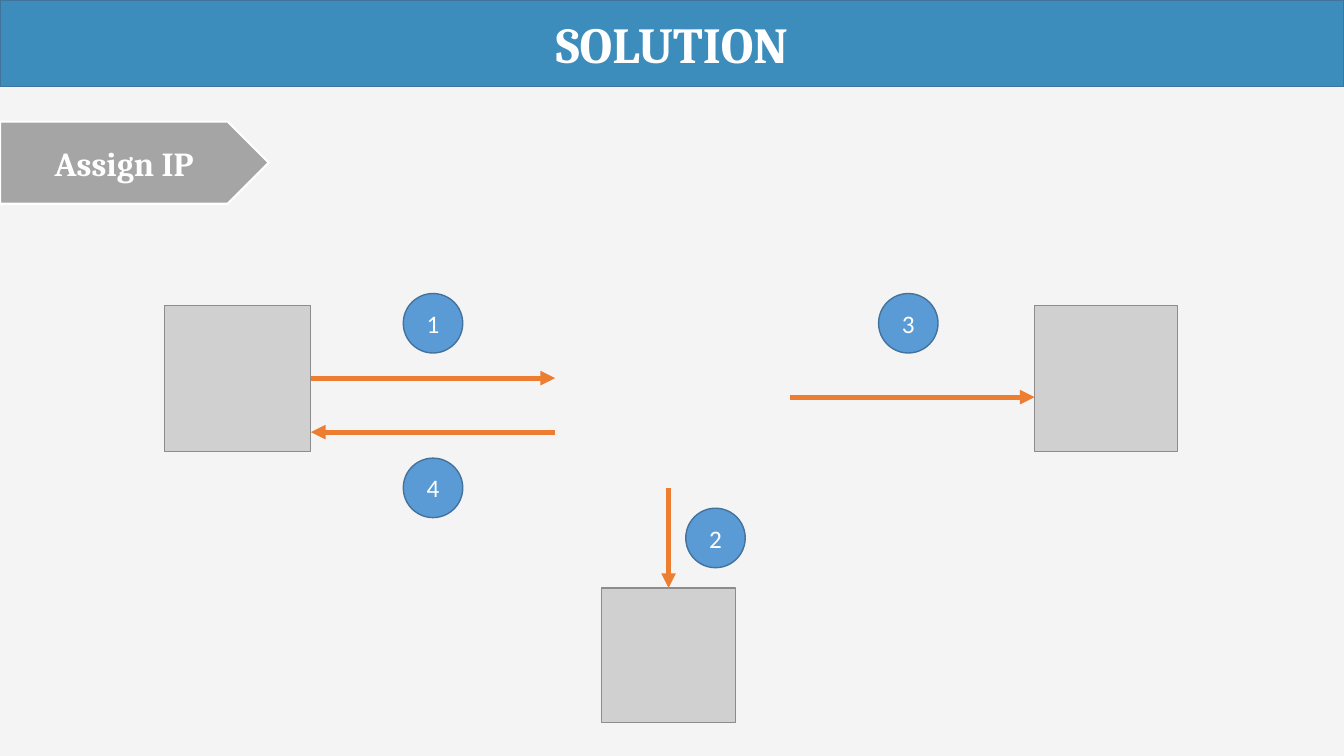
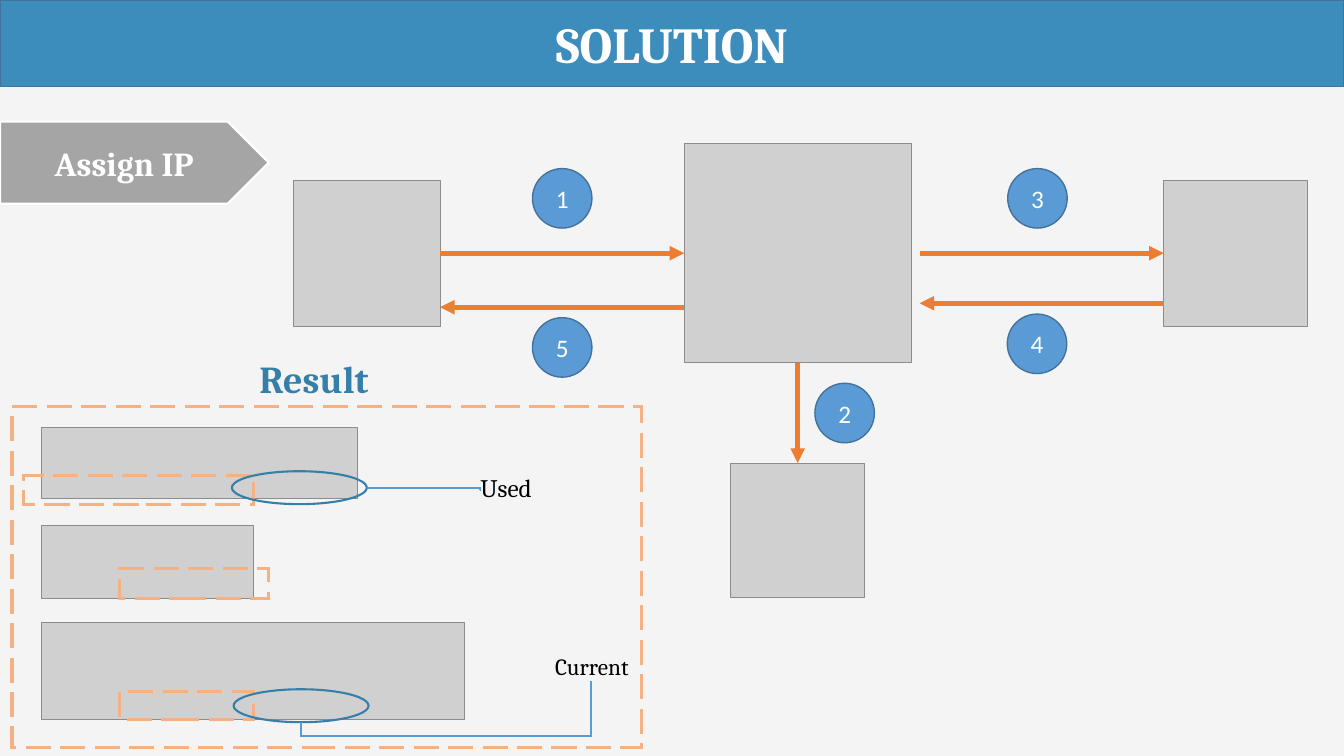
Before and after one commit to haltt051093/IMS-datacenter, a slide deck: slide 32 of Document/Presentation/IMS_20160408_Presentation.pptx. Drawn at 1344x756 pixels with LibreOffice and Linux fonts; fonts in the diff are those of the drawing; grey boxes stand for pictures. Boxes give left, top, right and bottom in pixels: in the first picture for what was removed or moved away, otherwise in the second. Text is boxed around its words. In the diff, an @@ line names an element or a change of style, - is before the commit and + after.

Commit message:
update presentation

```diff
--- a/Document/Presentation/IMS_20160408_Presentation.pptx
+++ b/Document/Presentation/IMS_20160408_Presentation.pptx
@@ picture added at box(685, 143, 911, 363) @@
@@ arrow moved from (790, 397) - (1034, 397) to (920, 253) - (1165, 253) @@
@@ 3 pictures, 3 ellipses, 3 arrows: place and size @@
-3 pictures, 3 ellipses, 3 arrows at box(164, 293, 1178, 722)
+3 pictures, 3 ellipses, 3 arrows at box(294, 168, 1308, 597)
@@ ellipse added at box(532, 318, 592, 377), fill #5B9BD5, outline #43739E 1 pt, 18 pt, text #FFFFFF @@
+5
@@ arrow added from (1165, 303) to (920, 303), #ED7D31 3.5 pt @@
@@ ellipse "4": place and size @@
-ellipse "4" at box(403, 459, 463, 518)
+ellipse "4" at box(1007, 315, 1067, 374)
@@ text added at box(259, 366, 368, 394), 27.2 pt, text #367FA9, bold @@
+Result
@@ rectangle added at box(12, 407, 642, 748), outline #F4B183 2.25 pt dashed @@
@@ picture added at box(41, 427, 358, 499) @@
@@ rectangle added at box(24, 476, 253, 504), outline #F4B183 2.25 pt dashed @@
@@ ellipse added at box(232, 472, 367, 505), outline #367FA9 1.5 pt @@
@@ text added at box(480, 479, 531, 497), 18 pt, text #000000 @@
+Used
@@ elbow line added from (367, 488) to (480, 490), #5B9BD5 1.5 pt @@
@@ picture added at box(41, 526, 253, 599) @@
@@ rectangle added at box(120, 569, 269, 598), outline #F4B183 2.25 pt dashed @@
@@ picture added at box(41, 623, 465, 720) @@
@@ text added at box(555, 659, 629, 676), 16.6 pt, text #000000 @@
+Current
@@ elbow line added from (301, 722) to (592, 683), #5B9BD5 1.5 pt @@
@@ rectangle added at box(120, 692, 254, 720), outline #F4B183 2.25 pt dashed @@
@@ ellipse added at box(234, 690, 369, 723), outline #367FA9 1.5 pt @@
```
Also in this commit, not shown: 4 other slides changed, 3 slides added, 1 slide removed.
